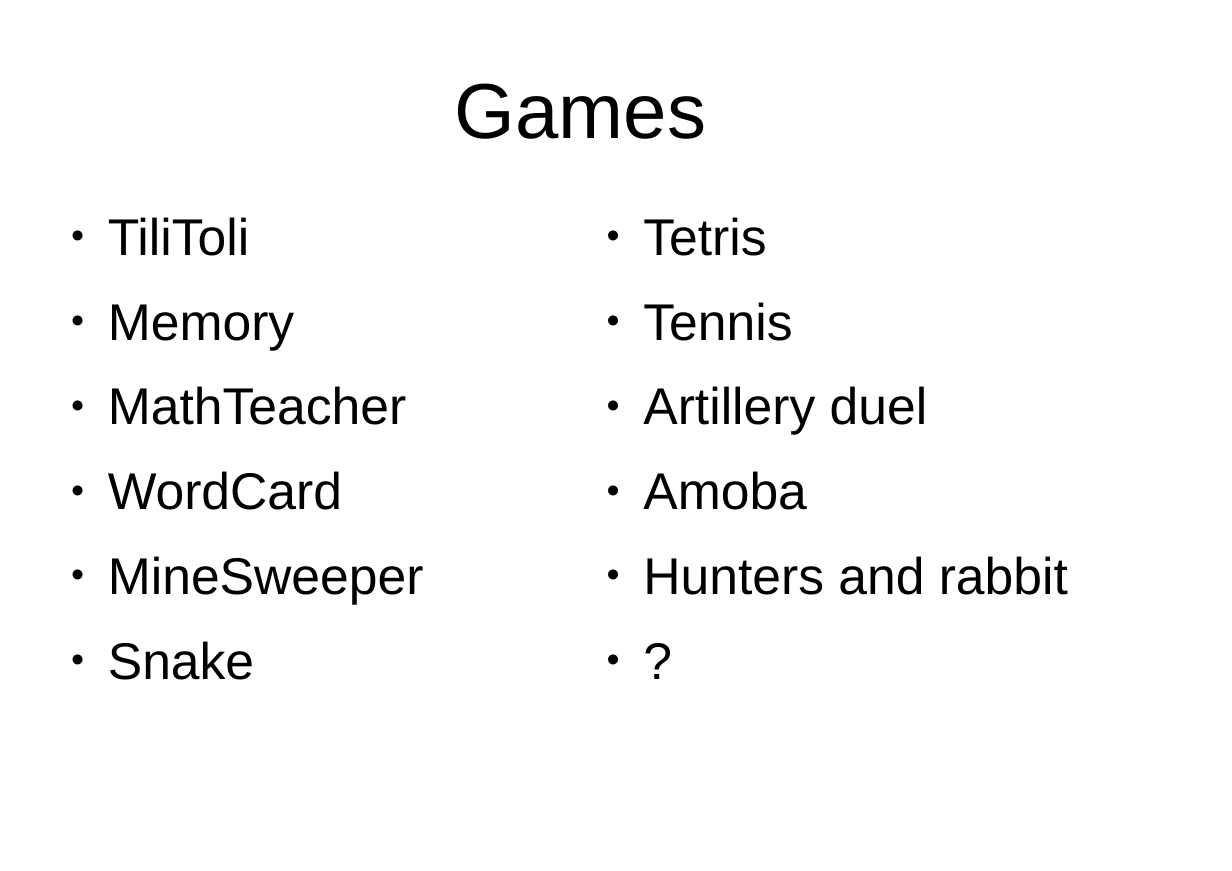
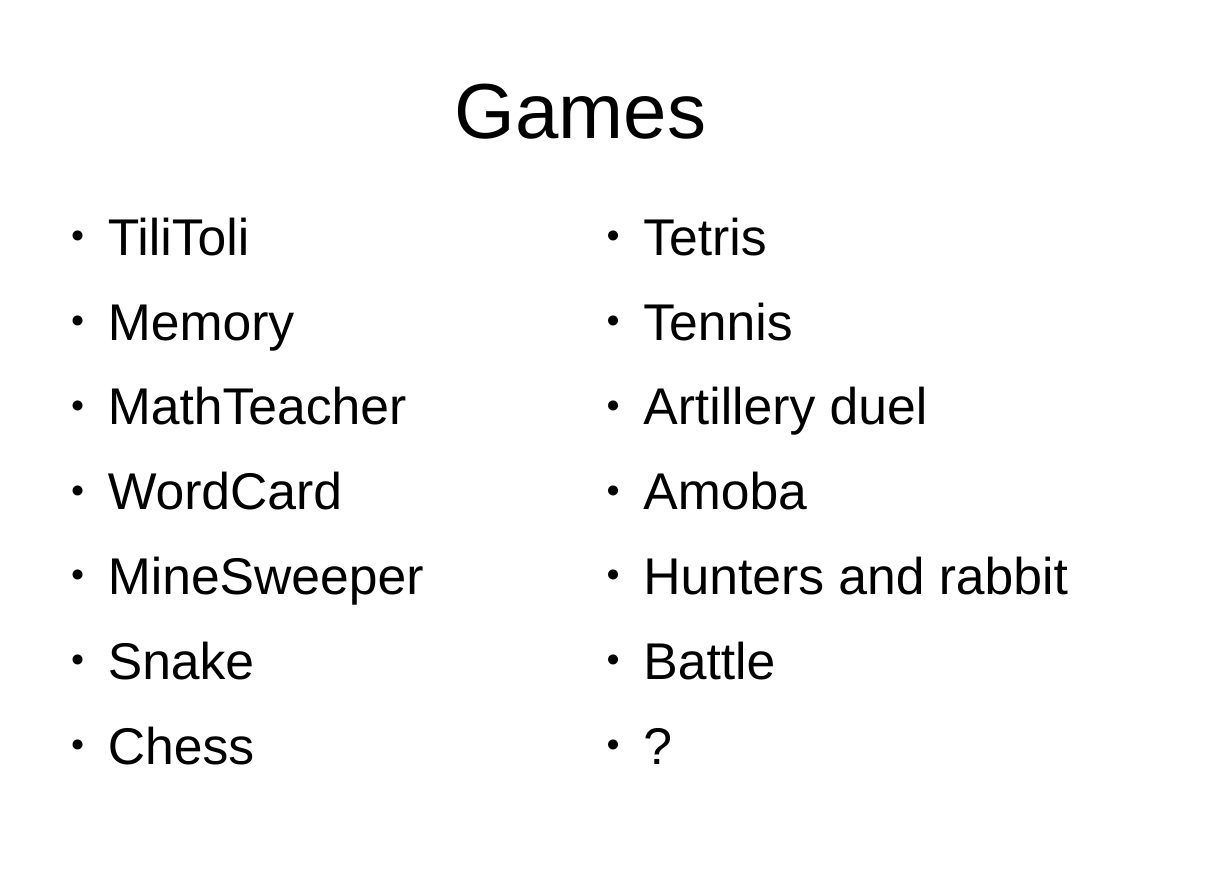
Before and after one commit to peterborkuti/other, a slide deck: slide 194 of JavaScriptBasics/jsbasics-slide.odp (slide 189 before the commit). Drawn at 1232x871 pixels with LibreOffice and Linux fonts; fonts in the diff are those of the drawing; background and template pictures are left out. Boxes give left, top, right and bottom in pixels: in the first picture for what was removed or moved away, otherwise in the second. Text is boxed around its words. In the diff, an @@ line names an element or a change of style, - is before the commit and + after.

```diff
--- a/JavaScriptBasics/jsbasics-slide.odp
+++ b/JavaScriptBasics/jsbasics-slide.odp
@@ text at box(643, 641, 775, 680): paragraph added @@
+● Battle
@@ text at box(108, 726, 254, 765): paragraph added @@
+● Chess
```
Also in this commit, not shown: 1 other slide changed, 5 slides added, 3 other files.
